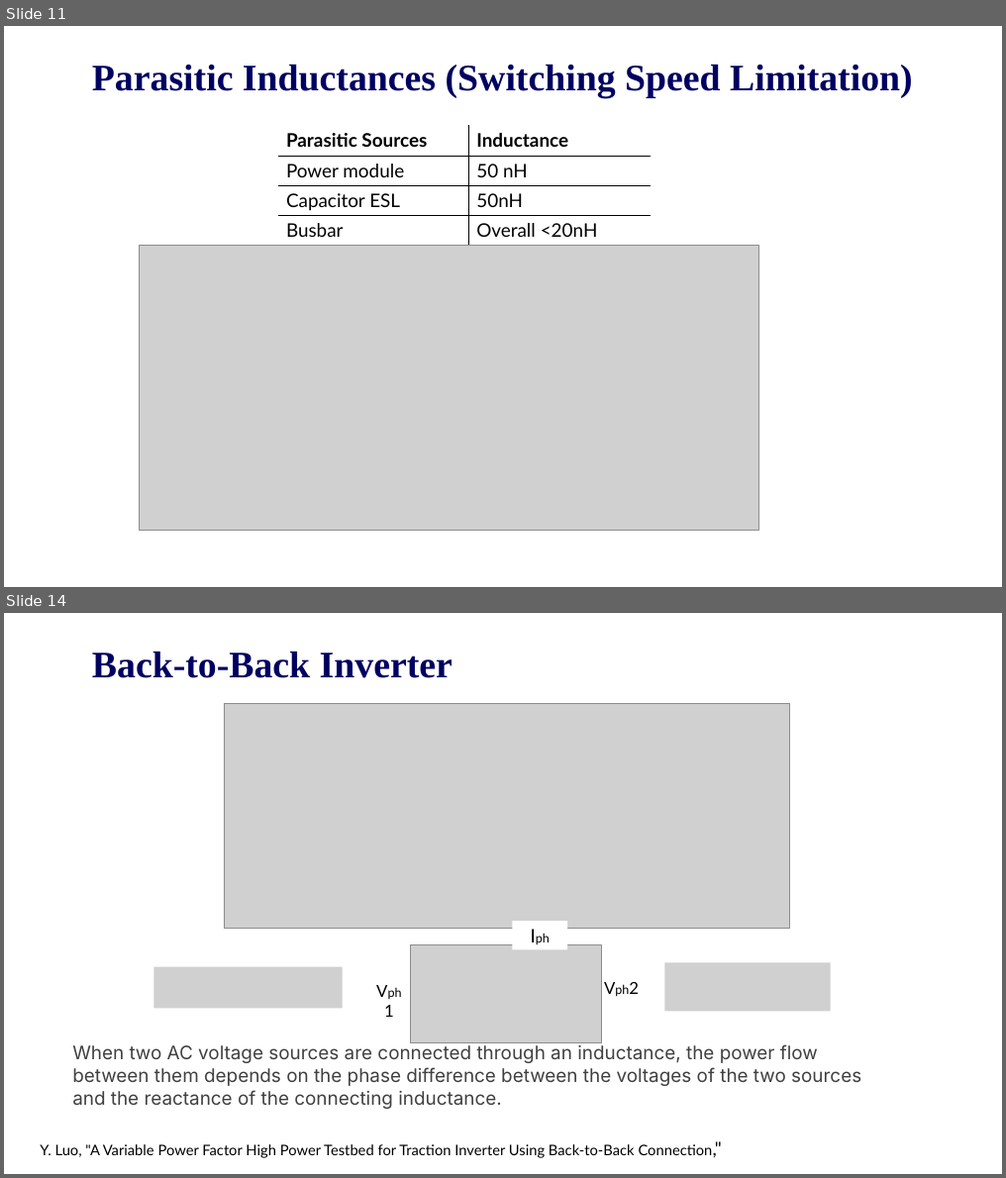
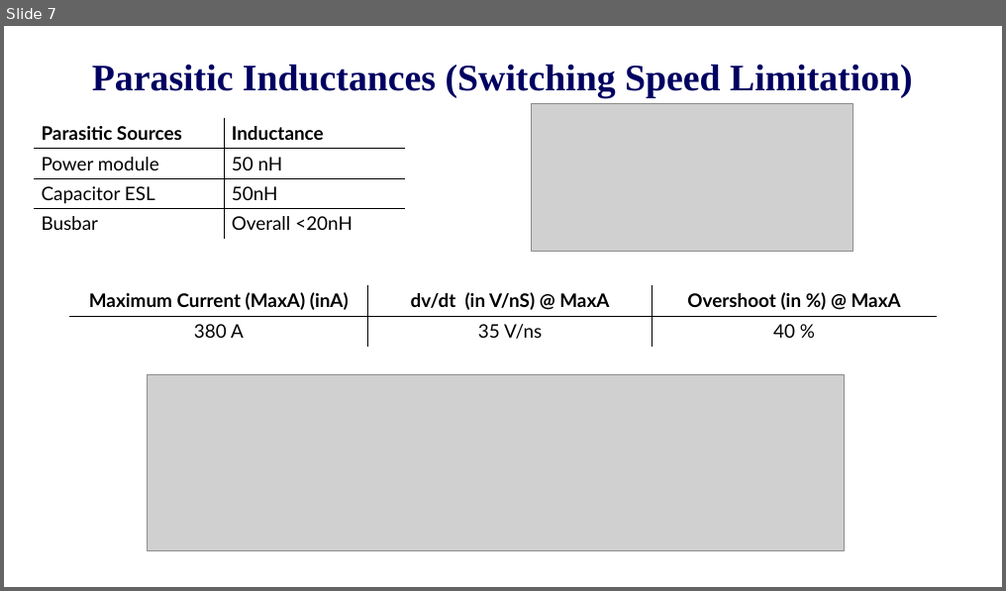
Before and after one commit to EnesAyaz/KTH, a slide deck: PresentationOfMeetings/Hemizero-2025-03-25/2025.03.25.Enes.pptx. Shown one above the other, each under a label of ours: slides 11 and 14 before the commit, slide 7 after it; the slides between them are not shown. The pictures are 1006x1178 and 1006x591 pixels, drawn with LibreOffice and Linux fonts; fonts in the diff are those of the drawing; grey boxes stand for pictures; background and template pictures are left out. Boxes give left, top, right and bottom in pixels: in the first picture for what was removed or moved away, otherwise in the second. Text is boxed around its words. In the diff, an @@ line names an element or a change of style, - is before the commit and + after.

```diff
--- a/PresentationOfMeetings/Hemizero-2025-03-25/2025.03.25.Enes.pptx
+++ b/PresentationOfMeetings/Hemizero-2025-03-25/2025.03.25.Enes.pptx
@@ slide 14 removed at bbox=[4, 613, 1002, 1174], background #FFFFFF @@
@@ title removed at bbox=[92, 651, 452, 678] @@
-Back-to-Back Inverter
@@ picture removed at bbox=[224, 703, 789, 929] @@
@@ rectangle removed at bbox=[512, 921, 567, 950] @@
-Iph
@@ picture removed at bbox=[153, 967, 343, 1008] @@
@@ rectangle removed at bbox=[352, 968, 396, 998] @@
@@ picture removed at bbox=[410, 946, 601, 1045] @@
@@ picture removed at bbox=[665, 962, 831, 1011] @@
@@ text removed at bbox=[364, 977, 414, 1005] @@
-Vph1
@@ text removed at bbox=[596, 974, 648, 1002] @@
-Vph2
@@ text removed at bbox=[72, 1045, 861, 1109] @@
-When two AC voltage sources are connected through an inductance, the power flow between them depends on the phase difference between the voltages of the two sources and the reactance of the connecting inductance.
@@ text removed at bbox=[40, 1145, 713, 1158] @@
-Y. Luo, "A Variable Power Factor High Power Testbed for Traction Inverter Using Back-to-Back Connection,"
@@ what was slide 11 is now slide 7 @@
@@ slide 7 changed as well @@
@@ picture: place and size @@
-picture at bbox=[139, 246, 759, 531]
+picture at bbox=[531, 103, 853, 252]
@@ table: place and size @@
-table at bbox=[279, 125, 650, 246]
+table at bbox=[34, 118, 405, 239]
@@ table added at bbox=[69, 285, 937, 347], 2 rows, 3 columns @@
+Maximum Current (MaxA) (inA) | dv/dt (in V/nS) @ MaxA | Overshoot (in %) @ MaxA
+380 A | 35 V/ns | 40 %
@@ picture added at bbox=[147, 374, 844, 551] @@
```
Also in this commit, not shown: 8 other slides changed, 12 other slides removed, 7 other files.
